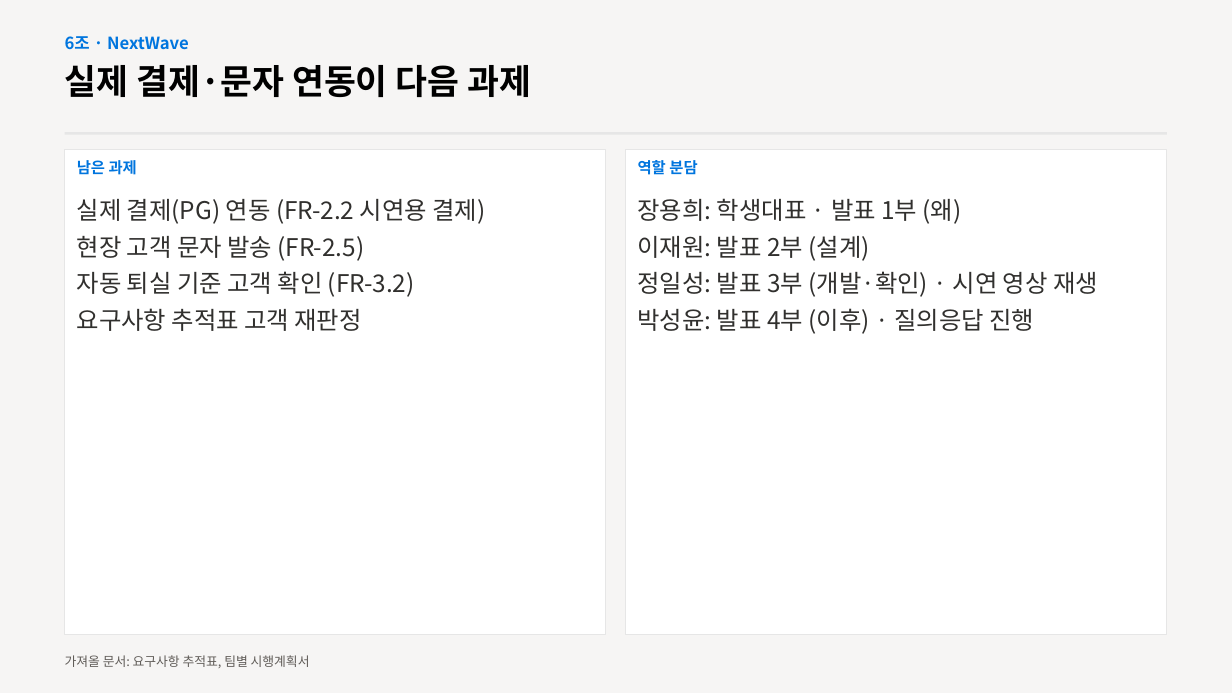
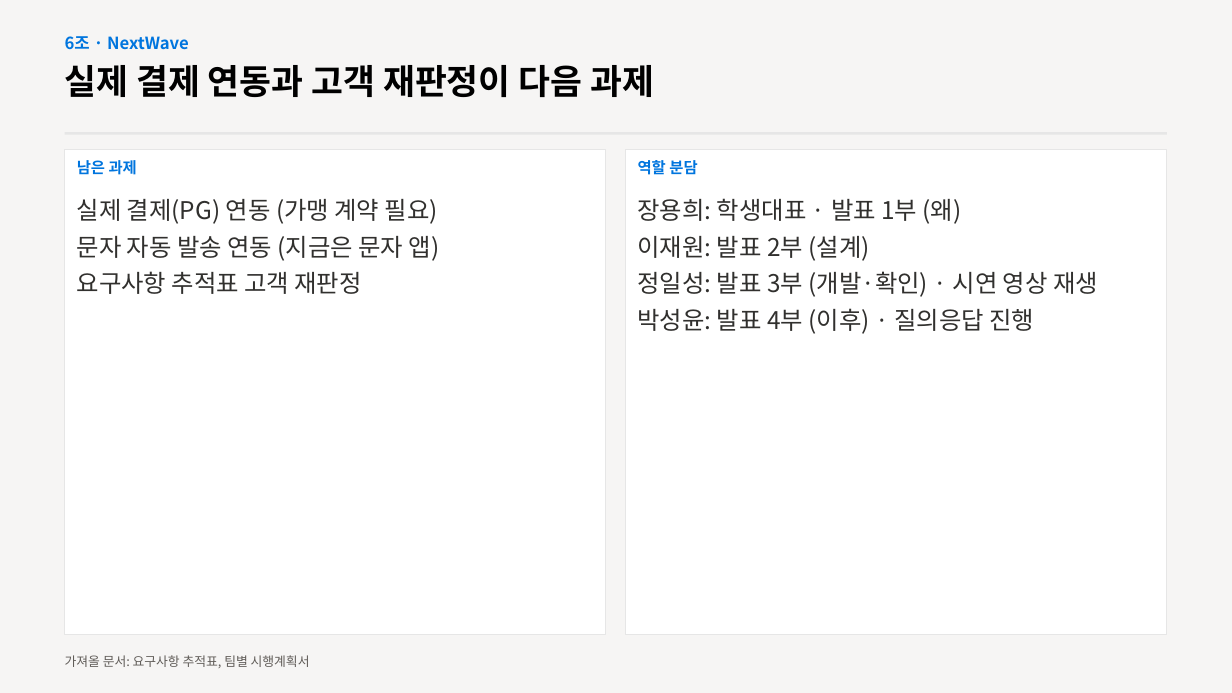
Before and after one commit to dlftjd6623-coder/nextwave, a slide deck: slide 14 of docs/발표자료_6조.pptx. Drawn at 1232x693 pixels with LibreOffice and Linux fonts; fonts in the diff are those of the drawing. Boxes give left, top, right and bottom in pixels: in the first picture for what was removed or moved away, otherwise in the second. Text is boxed around its words. In the diff, an @@ line names an element or a change of style, - is before the commit and + after.

```diff
--- a/docs/발표자료_6조.pptx
+++ b/docs/발표자료_6조.pptx
@@ text at [65,65,654,97]: text changed @@
-실제 결제·문자 연동이 다음 과제
+실제 결제 연동과 고객 재판정이 다음 과제
@@ text at [77,199,440,261]: text changed @@
-실제 결제(PG) 연동 (FR-2.2 시연용 결제)
-현장 고객 문자 발송 (FR-2.5)
-자동 퇴실 기준 고객 확인 (FR-3.2)
+실제 결제(PG) 연동 (가맹 계약 필요)
+문자 자동 발송 연동 (지금은 문자 앱)
```
Also in this commit, not shown: 4 other slides changed.
